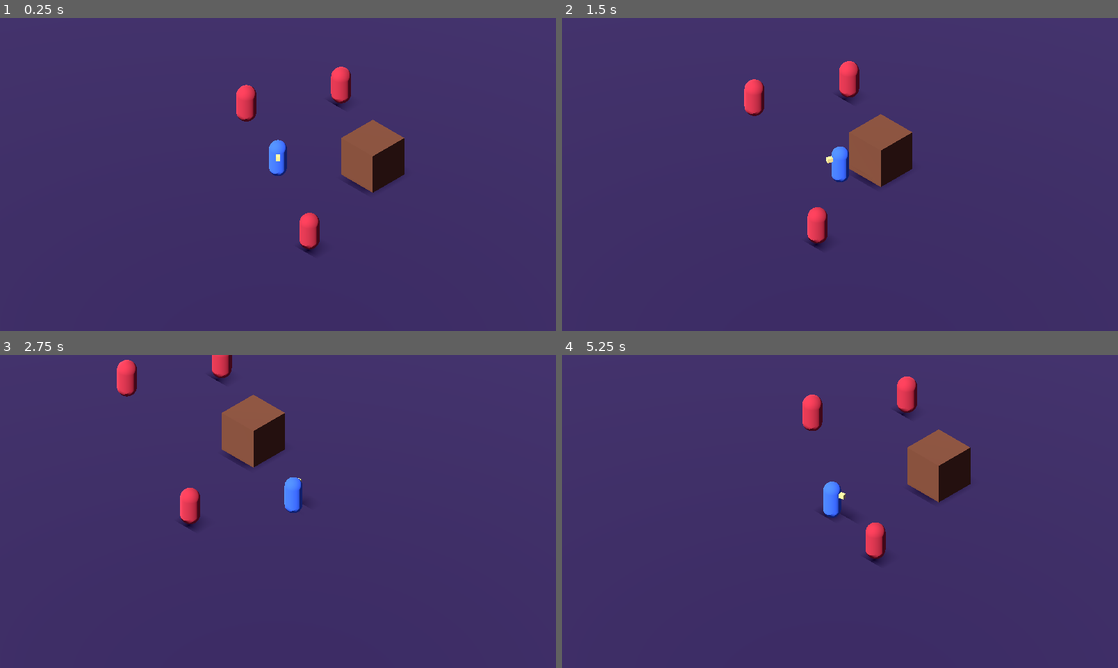
Above: before the commit, frames 1-4 (two rows, left to right).
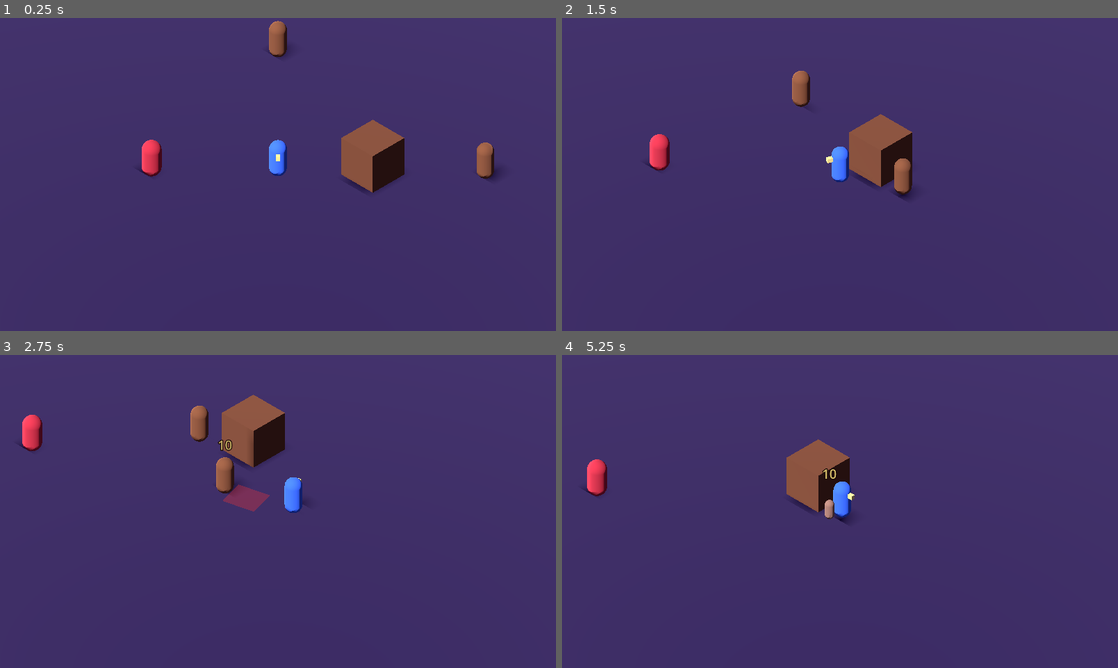
Above: after the commit, the same moments.

Repository: Spadasian/Robert
Game: Godot game, scene res://scenes/world/Main.tscn
Same seed, same stepped clock (60 frames per second), same inputs: the game is played once before the commit and once after it.
Inputs (mouse positions are in pixels of both pictures, inside the frame that each line leads up to):
- Up to frame 1 (0.25 s): no input
- Up to frame 2 (1.5 s): move the mouse to (962, 158) at 0.52 s; press the mouse at (962, 158) at 0.53 s; hold D (move_right) 0.53-1.28 s; move the mouse to (728, 190) at 1.27 s; release the mouse at (728, 190) at 1.28 s; hold S (move_down) from 1.28 s (still down); click (728, 190) at 1.35 s
- Up to frame 3 (2.75 s): move the mouse to (333, 442) at 2.02 s; release S (move_down) at 2.03 s; press the mouse at (333, 442) at 2.03 s; hold D (move_right) from 2.03 s (still down)
- Up to frame 4 (5.25 s): move the mouse to (812, 574) at 2.77 s; release D (move_right) at 2.78 s; release the mouse at (812, 574) at 2.78 s; hold W (move_up) 2.78-3.53 s; click (812, 574) at 2.85 s; move the mouse to (1006, 558) at 3.52 s; press the mouse at (1006, 558) at 3.53 s; hold A (move_left) 3.53-5.03 s; move the mouse to (673, 464) at 4.27 s; release the mouse at (673, 464) at 4.28 s; click (673, 464) at 4.35 s; move the mouse to (867, 511) at 5.02 s; press the mouse at (867, 511) at 5.03 s; hold S (move_down) from 5.03 s (still down)

The runs differ from the first frame. In frame 1, 2.2% of the frame differs, in the area x 25-90%, y 0-76%; in frame 2, 2.3%; in frame 3, 2.6%; in frame 4, 5.9%, in the area x 4-74%, y 6-67%.

Commit message:
Phase 6: Bandit with navigation (NavigationAgent3D), telegraphed melee attack; nav baking per room
Co-Authored-By: Claude Sonnet 5.5 <noreply@anthropic.com>
Claude-Session: https://claude.ai/code/session_015tdxMYhNk2xjQ11oWM2YK9

Diff:
--- /dev/null
+++ b/scenes/enemies/Bandit.tscn
@@ -0,0 +1,87 @@
+[gd_scene load_steps=14 format=3]
+
+[ext_resource type="Script" path="res://scripts/enemies/Bandit.gd" id="1_bandit"]
+[ext_resource type="Script" path="res://scripts/combat/HealthComponent.gd" id="2_health"]
+[ext_resource type="Script" path="res://scripts/combat/Hurtbox.gd" id="3_hurtbox"]
+[ext_resource type="Script" path="res://scripts/combat/Hitbox.gd" id="4_hitbox"]
+
+[sub_resource type="CapsuleShape3D" id="Shape_body"]
+radius = 0.4
+height = 1.8
+
+[sub_resource type="CapsuleShape3D" id="Shape_hurt"]
+radius = 0.55
+height = 1.9
+
+[sub_resource type="CapsuleMesh" id="Mesh_body"]
+radius = 0.4
+height = 1.8
+
+[sub_resource type="StandardMaterial3D" id="Mat_body"]
+albedo_color = Color(0.5, 0.32, 0.2, 1)
+
+[sub_resource type="BoxShape3D" id="Shape_attack"]
+size = Vector3(1.4, 1.2, 1.6)
+
+[sub_resource type="BoxMesh" id="Mesh_attack"]
+size = Vector3(1.4, 0.05, 1.6)
+
+[sub_resource type="StandardMaterial3D" id="Mat_attack"]
+transparency = 1
+shading_mode = 0
+albedo_color = Color(1, 0.2, 0.2, 0.3)
+
+[node name="Bandit" type="CharacterBody3D"]
+collision_layer = 4
+collision_mask = 7
+script = ExtResource("1_bandit")
+max_health = 30.0
+
+[node name="CollisionShape3D" type="CollisionShape3D" parent="."]
+transform = Transform3D(1, 0, 0, 0, 1, 0, 0, 0, 1, 0, 0.9, 0)
+shape = SubResource("Shape_body")
+
+[node name="Model" type="Node3D" parent="."]
+
+[node name="Body" type="MeshInstance3D" parent="Model"]
+transform = Transform3D(1, 0, 0, 0, 1, 0, 0, 0, 1, 0, 0.9, 0)
+mesh = SubResource("Mesh_body")
+surface_material_override/0 = SubResource("Mat_body")
+
+[node name="HealthComponent" type="Node" parent="."]
+script = ExtResource("2_health")
+
+[node name="Hurtbox" type="Area3D" parent="."]
+collision_layer = 32
+collision_mask = 0
+script = ExtResource("3_hurtbox")
+team = "enemy"
+
+[node name="CollisionShape3D" type="CollisionShape3D" parent="Hurtbox"]
+transform = Transform3D(1, 0, 0, 0, 1, 0, 0, 0, 1, 0, 0.95, 0)
+shape = SubResource("Shape_hurt")
+
+[node name="NavigationAgent3D" type="NavigationAgent3D" parent="."]
+path_desired_distance = 0.5
+target_desired_distance = 0.5
+radius = 0.45
+height = 1.8
+
+[node name="AttackPivot" type="Node3D" parent="."]
+transform = Transform3D(1, 0, 0, 0, 1, 0, 0, 0, 1, 0, 0.9, 0)
+
+[node name="Hitbox" type="Area3D" parent="AttackPivot"]
+collision_layer = 16
+collision_mask = 32
+monitorable = false
+script = ExtResource("4_hitbox")
+team = "enemy"
+
+[node name="CollisionShape3D" type="CollisionShape3D" parent="AttackPivot/Hitbox"]
+transform = Transform3D(1, 0, 0, 0, 1, 0, 0, 0, 1, 0, 0, 1.1)
+shape = SubResource("Shape_attack")
+
+[node name="Visual" type="MeshInstance3D" parent="AttackPivot"]
+transform = Transform3D(1, 0, 0, 0, 1, 0, 0, 0, 1, 0, -0.85, 1.1)
+mesh = SubResource("Mesh_attack")
+surface_material_override/0 = SubResource("Mat_attack")
--- a/scenes/player/Player.tscn
+++ b/scenes/player/Player.tscn
@@ -4,6 +4,7 @@
 [ext_resource type="Script" path="res://scripts/player/AimComponent.gd" id="2_aim"]
 [ext_resource type="Script" path="res://scripts/player/AttackComponent.gd" id="3_attack"]
 [ext_resource type="Script" path="res://scripts/combat/Hitbox.gd" id="4_hitbox"]
+[ext_resource type="Script" path="res://scripts/combat/Hurtbox.gd" id="5_hurtbox"]
 
 [sub_resource type="CapsuleShape3D" id="Shape_player"]
 radius = 0.4
@@ -21,6 +22,10 @@
 
 [sub_resource type="StandardMaterial3D" id="Mat_nose"]
 albedo_color = Color(0.95, 0.9, 0.5, 1)
+
+[sub_resource type="CapsuleShape3D" id="Shape_hurt"]
+radius = 0.5
+height = 1.9
 
 [sub_resource type="BoxShape3D" id="Shape_hit"]
 size = Vector3(0.9, 1.2, 2)
@@ -76,3 +81,14 @@
 transform = Transform3D(1, 0, 0, 0, 1, 0, 0, 0, 1, 0, 0, 1.4)
 mesh = SubResource("Mesh_blade")
 surface_material_override/0 = SubResource("Mat_blade")
+
+[node name="Hurtbox" type="Area3D" parent="."]
+collision_layer = 32
+collision_mask = 0
+script = ExtResource("5_hurtbox")
+team = "player"
+debug_print = true
+
+[node name="CollisionShape3D" type="CollisionShape3D" parent="Hurtbox"]
+transform = Transform3D(1, 0, 0, 0, 1, 0, 0, 0, 1, 0, 0.95, 0)
+shape = SubResource("Shape_hurt")
--- a/scenes/world/Main.tscn
+++ b/scenes/world/Main.tscn
@@ -1,11 +1,21 @@
-[gd_scene load_steps=11 format=3]
+[gd_scene load_steps=14 format=3]
 
 [ext_resource type="PackedScene" path="res://scenes/player/Player.tscn" id="1_player"]
 [ext_resource type="PackedScene" path="res://scenes/world/CameraRig.tscn" id="2_camera"]
 [ext_resource type="PackedScene" path="res://scenes/enemies/TrainingDummy.tscn" id="3_dummy"]
+[ext_resource type="PackedScene" path="res://scenes/enemies/Bandit.tscn" id="4_bandit"]
+[ext_resource type="Script" path="res://scripts/rooms/NavBaker.gd" id="5_navbaker"]
+
+[sub_resource type="NavigationMesh" id="NavMesh_level"]
+geometry_parsed_geometry_type = 1
+agent_height = 1.8
+agent_radius = 0.5
 
 [sub_resource type="PlaneMesh" id="PlaneMesh_floor"]
 size = Vector2(60, 60)
+
+[sub_resource type="BoxShape3D" id="Shape_floor"]
+size = Vector3(60, 0.2, 60)
 
 [sub_resource type="StandardMaterial3D" id="Mat_floor"]
 albedo_color = Color(0.2, 0.15, 0.3, 1)
@@ -31,30 +41,40 @@
 [node name="WorldEnvironment" type="WorldEnvironment" parent="."]
 environment = SubResource("Env_main")
 
-[node name="Floor" type="MeshInstance3D" parent="."]
+[node name="Level" type="NavigationRegion3D" parent="."]
+navigation_mesh = SubResource("NavMesh_level")
+script = ExtResource("5_navbaker")
+
+[node name="Floor" type="StaticBody3D" parent="Level"]
+
+[node name="CollisionShape3D" type="CollisionShape3D" parent="Level/Floor"]
+transform = Transform3D(1, 0, 0, 0, 1, 0, 0, 0, 1, 0, -0.1, 0)
+shape = SubResource("Shape_floor")
+
+[node name="MeshInstance3D" type="MeshInstance3D" parent="Level/Floor"]
 mesh = SubResource("PlaneMesh_floor")
 surface_material_override/0 = SubResource("Mat_floor")
 
-[node name="TestCrate" type="StaticBody3D" parent="."]
+[node name="TestCrate" type="StaticBody3D" parent="Level"]
 transform = Transform3D(1, 0, 0, 0, 1, 0, 0, 0, 1, 3, 1, -3)
 
-[node name="CollisionShape3D" type="CollisionShape3D" parent="TestCrate"]
+[node name="CollisionShape3D" type="CollisionShape3D" parent="Level/TestCrate"]
 shape = SubResource("Shape_crate")
 
-[node name="MeshInstance3D" type="MeshInstance3D" parent="TestCrate"]
+[node name="MeshInstance3D" type="MeshInstance3D" parent="Level/TestCrate"]
 mesh = SubResource("Mesh_crate")
 surface_material_override/0 = SubResource("Mat_crate")
 
 [node name="Player" parent="." instance=ExtResource("1_player")]
 
 [node name="Dummy1" parent="." instance=ExtResource("3_dummy")]
-transform = Transform3D(1, 0, 0, 0, 1, 0, 0, 0, 1, -4, 0, -2)
+transform = Transform3D(1, 0, 0, 0, 1, 0, 0, 0, 1, -4, 0, 4)
 
-[node name="Dummy2" parent="." instance=ExtResource("3_dummy")]
-transform = Transform3D(1, 0, 0, 0, 1, 0, 0, 0, 1, -2, 0, -6)
+[node name="Bandit1" parent="." instance=ExtResource("4_bandit")]
+transform = Transform3D(1, 0, 0, 0, 1, 0, 0, 0, 1, 7, 0, -7)
 
-[node name="Dummy3" parent="." instance=ExtResource("3_dummy")]
-transform = Transform3D(1, 0, 0, 0, 1, 0, 0, 0, 1, 5, 0, 3)
+[node name="Bandit2" parent="." instance=ExtResource("4_bandit")]
+transform = Transform3D(1, 0, 0, 0, 1, 0, 0, 0, 1, -7, 0, -7)
 
 [node name="Sun" type="DirectionalLight3D" parent="."]
 transform = Transform3D(1, 0, 0, 0, 0.7, 0.714, 0, -0.714, 0.7, 0, 10, 0)
--- /dev/null
+++ b/scripts/enemies/Bandit.gd
@@ -0,0 +1,132 @@
+extends "res://scripts/enemies/Enemy.gd"
+## Melee enemy: chases the player around obstacles, telegraphs, then slashes.
+## Heavy Bandit will reuse this script with different exported values.
+
+enum State { CHASE, WINDUP, ATTACK, RECOVER }
+
+@export var move_speed: float = 3.5
+@export var acceleration: float = 20.0
+@export var attack_damage: float = 8.0
+@export var attack_range: float = 1.8
+@export var windup_time: float = 0.5
+@export var attack_time: float = 0.15
+@export var recover_time: float = 0.6
+@export var path_update_interval: float = 0.2
+
+@onready var nav_agent: NavigationAgent3D = $NavigationAgent3D
+@onready var attack_hitbox: Area3D = $AttackPivot/Hitbox
+@onready var attack_visual: MeshInstance3D = $AttackPivot/Visual
+
+var state: State = State.CHASE
+var state_time: float = 0.0
+var path_timer: float = 0.0
+var target: Node3D
+var visual_material: StandardMaterial3D
+
+
+func _ready() -> void:
+	super._ready()
+	target = get_tree().get_first_node_in_group("player") as Node3D
+	attack_hitbox.source = self
+	attack_hitbox.team = "enemy"
+	attack_hitbox.damage = attack_damage
+	attack_hitbox.set_active(false)
+	visual_material = attack_visual.get_active_material(0).duplicate() as StandardMaterial3D
+	attack_visual.material_override = visual_material
+	attack_visual.visible = false
+
+
+func _physics_process(delta: float) -> void:
+	if health.is_dead() or target == null:
+		return
+	state_time += delta
+	match state:
+		State.CHASE:
+			_chase(delta)
+		State.WINDUP:
+			_windup(delta)
+		State.ATTACK:
+			_attack()
+		State.RECOVER:
+			_recover(delta)
+	move_and_slide()
+
+
+func _chase(delta: float) -> void:
+	var to_target: Vector3 = target.global_position - global_position
+	to_target.y = 0.0
+	if to_target.length() <= attack_range:
+		_change_state(State.WINDUP)
+		return
+
+	path_timer -= delta
+	if path_timer <= 0.0:
+		nav_agent.target_position = target.global_position
+		path_timer = path_update_interval
+
+	var to_next: Vector3 = nav_agent.get_next_path_position() - global_position
+	to_next.y = 0.0
+	var direction: Vector3 = to_next.normalized() if to_next.length() > 0.05 else to_target.normalized()
+	_move_towards(direction, delta)
+	_face(direction, delta)
+
+
+func _windup(delta: float) -> void:
+	_stop(delta)
+	_face((target.global_position - global_position), delta)
+	if state_time >= windup_time:
+		_change_state(State.ATTACK)
+
+
+func _attack() -> void:
+	velocity.x = 0.0
+	velocity.z = 0.0
+	if state_time >= attack_time:
+		_change_state(State.RECOVER)
+
+
+func _recover(delta: float) -> void:
+	_stop(delta)
+	if state_time >= recover_time:
+		_change_state(State.CHASE)
+
+
+func _change_state(new_state: State) -> void:
+	state = new_state
+	state_time = 0.0
+	match new_state:
+		State.WINDUP:
+			# Telegraph: the red zone shows where the hit will land.
+			visual_material.albedo_color.a = 0.3
+			attack_visual.visible = true
+		State.ATTACK:
+			visual_material.albedo_color.a = 0.85
+			attack_hitbox.set_active(true)
+		State.RECOVER:
+			attack_hitbox.set_active(false)
+			attack_visual.visible = false
+
+
+func _move_towards(direction: Vector3, delta: float) -> void:
+	velocity.x = move_toward(velocity.x, direction.x * move_speed, acceleration * delta)
+	velocity.z = move_toward(velocity.z, direction.z * move_speed, acceleration * delta)
+	velocity.y = 0.0
+
+
+func _stop(delta: float) -> void:
+	velocity.x = move_toward(velocity.x, 0.0, acceleration * delta)
+	velocity.z = move_toward(velocity.z, 0.0, acceleration * delta)
+	velocity.y = 0.0
+
+
+func _face(direction: Vector3, delta: float) -> void:
+	if direction.length() < 0.01:
+		return
+	var target_angle: float = atan2(direction.x, direction.z)
+	rotation.y = lerp_angle(rotation.y, target_angle, clampf(12.0 * delta, 0.0, 1.0))
+
+
+func _on_died() -> void:
+	attack_hitbox.set_active(false)
+	attack_visual.visible = false
+	super._on_died()
--- /dev/null
+++ b/scripts/rooms/NavBaker.gd
@@ -0,0 +1,9 @@
+extends NavigationRegion3D
+## Builds the navigation mesh at runtime from the static colliders under this node (floor, walls, props).
+## Put this on the NavigationRegion3D of every room, so enemies can path around obstacles.
+
+
+func _ready() -> void:
+	bake_navigation_mesh(false)
+	if navigation_mesh.get_polygon_count() == 0:
+		push_warning("NavBaker: navigation mesh is empty. Does the floor have a StaticBody3D with a collision shape?")
